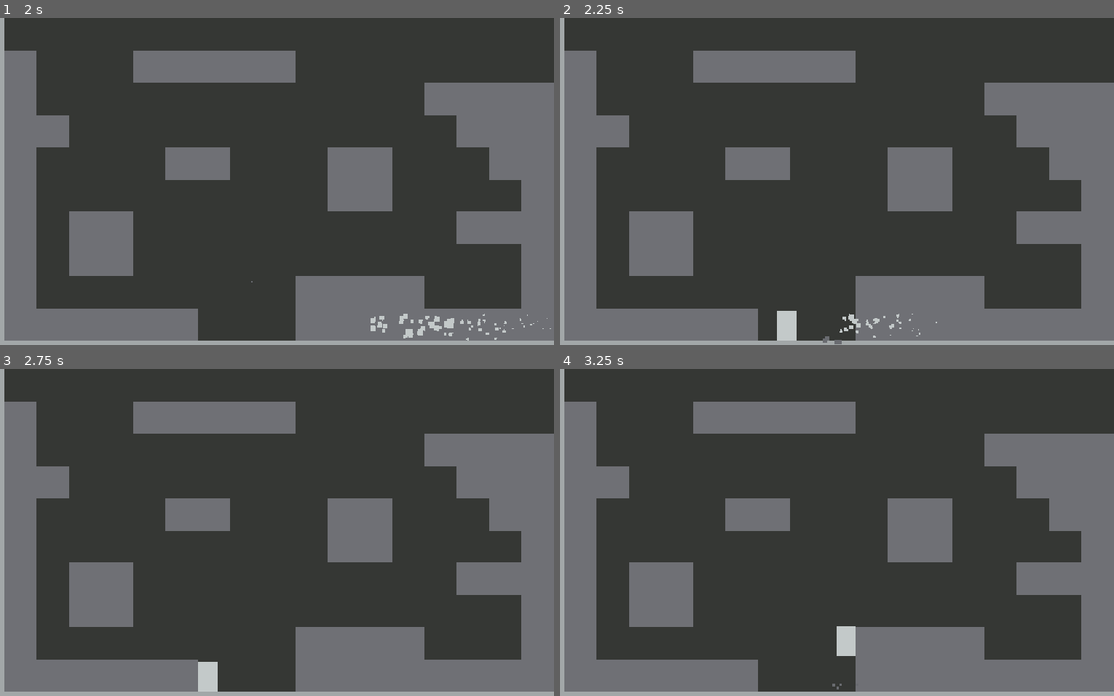
Above: before the commit, frames 1-4 (two rows, left to right).
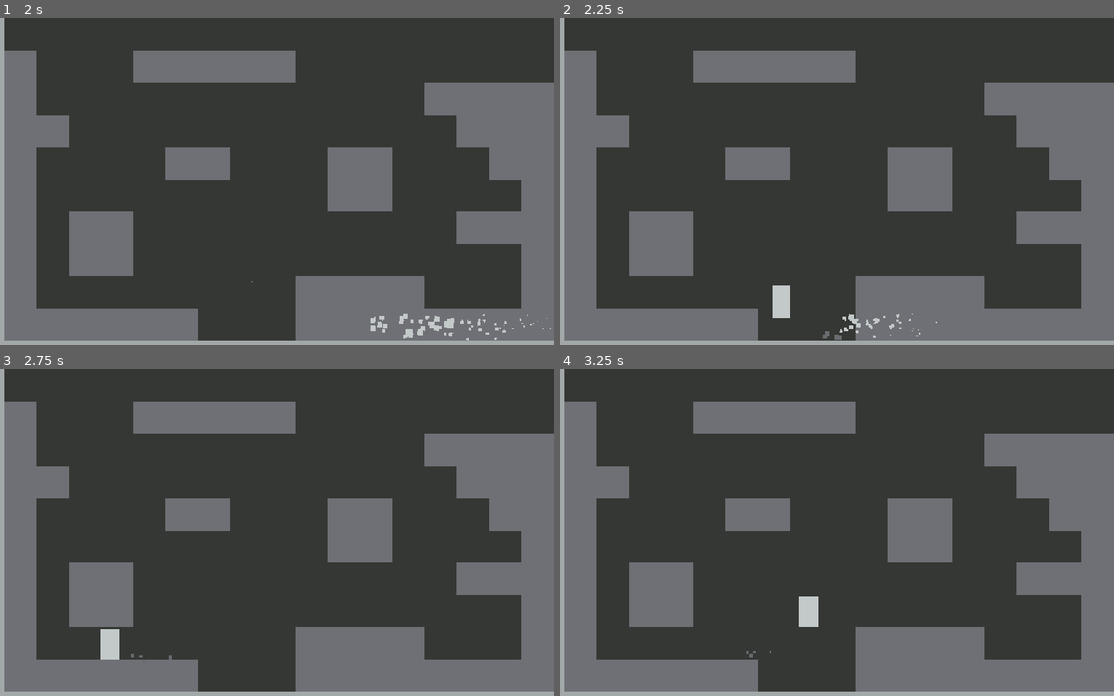
Above: after the commit, the same moments.

Repository: harperstoeckle/mole_game
Game: Godot game, scene res://scenes/main.tscn
The game is run twice, just before and just after one commit, with the same random seed, the same clock (stepped at 60 frames per second) and the same inputs.
Inputs:
- Up to frame 1 (2 s): hold Space (jump) 0.53-1.28 s; hold D (right) from 0.53 s (still down); tap Right (dash) at 1.35 s; tap Space (jump) at 1.52, 1.55, 1.82 s
- Up to frame 2 (2.25 s): release D (right) at 2.03 s; hold A (left) from 2.03 s (still down); hold Space (jump) from 2.03 s (still down)
- Up to frame 3 (2.75 s): keep holding A (left); keep holding Space (jump)
- Up to frame 4 (3.25 s): release A (left) at 2.78 s; release Space (jump) at 2.78 s; hold D (right) from 2.78 s (still down); tap Right (dash) at 2.85 s; tap Space (jump) at 3.02, 3.05 s

Frame 1 is identical in both runs. In frame 2, 0.6% of the frame differs, in the area x 38-51%, y 81-100%; in frame 3, 0.7%; in frame 4, 0.7%, in the area x 33-54%, y 69-98%.

Commit message:
Allow jumps to be buffered

Diff:
--- a/scenes/player.tscn
+++ b/scenes/player.tscn
@@ -288,6 +288,11 @@
 wait_time = 0.3
 one_shot = true
 
+[node name="JumpBufferTimer" type="Timer" parent="." unique_id=789445739]
+process_callback = 0
+wait_time = 0.1
+one_shot = true
+
 [node name="CoyoteTimer" type="Timer" parent="." unique_id=894513003]
 process_callback = 0
 wait_time = 0.08
@@ -326,3 +331,4 @@
 shape = SubResource("RectangleShape2D_dqkch")
 
 [connection signal="timeout" from="JumpHoldTimer" to="." method="stop_holding_jump"]
+[connection signal="timeout" from="JumpBufferTimer" to="." method="stop_holding_jump"]
--- a/scripts/player.gd
+++ b/scripts/player.gd
@@ -1,4 +1,12 @@
 extends CharacterBody2D
+
+
+enum JumpState
+{
+	NONE, # Not doing any jumping.
+	BUFFERING, # Holding the jump button, but has not jumped yet. There is a small window after first pressing down the button that a jump can occur.
+	HOLDING, # Holding the jump button after the jump has started. Holding longer will result in a higher jump.
+}
 
 
 const OUT_OF_GROUND_COLLISION_MASK: int = 0b01
@@ -39,24 +47,19 @@
 @onready var out_of_ground_collision_shape: CollisionShape2D = $OutOfGroundCollisionShape
 @onready var in_ground_collision_shape: CollisionShape2D = $InGroundCollisionShape
 @onready var coyote_timer: Timer = $CoyoteTimer
+@onready var jump_buffer_timer: Timer = $JumpBufferTimer
 
 
+var _jump_state: JumpState = JumpState.NONE
 var _has_jumped_in_air := false
-var _is_holding_jump := false
 var _is_in_ground := false
 var _facing_direction := 1.0
 
 
 func _unhandled_input(event: InputEvent) -> void:
 	if event.is_action_pressed("jump"):
-		if not _is_in_ground and (is_on_floor() or has_coyote_time() or allow_double_jump and not _has_jumped_in_air):
-			animation_player.stop()
-			animation_player.play("jump")
-			velocity.y = -jump_speed
-			_is_holding_jump = true
-			jump_hold_timer.start()
-			if not is_on_floor() and not has_coyote_time():
-				_has_jumped_in_air = true
+		start_holding_jump()
+		try_jump()
 	elif event.is_action_released("jump"):
 		stop_holding_jump()
 	elif event.is_action_pressed("ui_down"):
@@ -71,13 +74,15 @@
 	# Leave the ground if there's enough room (i.e., we're not overlapping with any ground).
 	if _is_in_ground and not leave_ground_detection_area.get_overlapping_bodies():
 		leave_ground()
+		# Do a jump right when leaving the ground if we were buffering one.
+		try_jump()
 
 	if not _is_in_ground:
 		if not is_on_floor():
 			var accel_factor: float = 1.0
 			if fall_accel_curve:
 				accel_factor = fall_accel_curve.sample_baked(velocity.y)
-			if _is_holding_jump and velocity.y < 0:
+			if _jump_state == JumpState.HOLDING and velocity.y < 0:
 				accel_factor *= jump_hold_gravity_factor
 			velocity.y += accel_factor * fall_accel * delta
 		else:
@@ -96,11 +101,12 @@
 	var prev_velocity := velocity
 	move_and_slide()
 	if not _is_in_ground and not was_on_floor and is_on_floor():
-		animation_player.stop()
-		animation_player.play("land")
+		if not try_jump():
+			animation_player.stop()
+			animation_player.play("land")
 
 	# Start coyote time when leaving the ground by moving.
-	if was_on_floor and not is_on_floor() and not _is_holding_jump:
+	if was_on_floor and not is_on_floor() and _jump_state != JumpState.HOLDING:
 		coyote_timer.start()
 
 	var c := get_last_slide_collision()
@@ -119,8 +125,15 @@
 				velocity = -c.get_normal() * dig_speed
 				enter_ground()
 
+# When the player starts holding the jump button (this starts buffering a jump).
+func start_holding_jump() -> void:
+	jump_buffer_timer.start()
+	_jump_state = JumpState.BUFFERING
+
 func stop_holding_jump() -> void:
-	_is_holding_jump = false
+	jump_buffer_timer.stop()
+	jump_hold_timer.stop()
+	_jump_state = JumpState.NONE
 
 func enter_ground() -> void:
 	animation_player.stop()
@@ -140,3 +153,17 @@
 
 func has_coyote_time() -> bool:
 	return coyote_timer.time_left > 0
+
+# Jump if the situation allows for it and a jump is being buffered. Return true if the jump occurred.
+func try_jump() -> bool:
+	if _jump_state == JumpState.BUFFERING and not _is_in_ground and (is_on_floor() or has_coyote_time() or allow_double_jump and not _has_jumped_in_air):
+		animation_player.stop()
+		animation_player.play("jump")
+		velocity.y = -jump_speed
+		_jump_state = JumpState.HOLDING
+		jump_buffer_timer.stop()
+		jump_hold_timer.start()
+		if not is_on_floor() and not has_coyote_time():
+			_has_jumped_in_air = true
+		return true
+	return false
